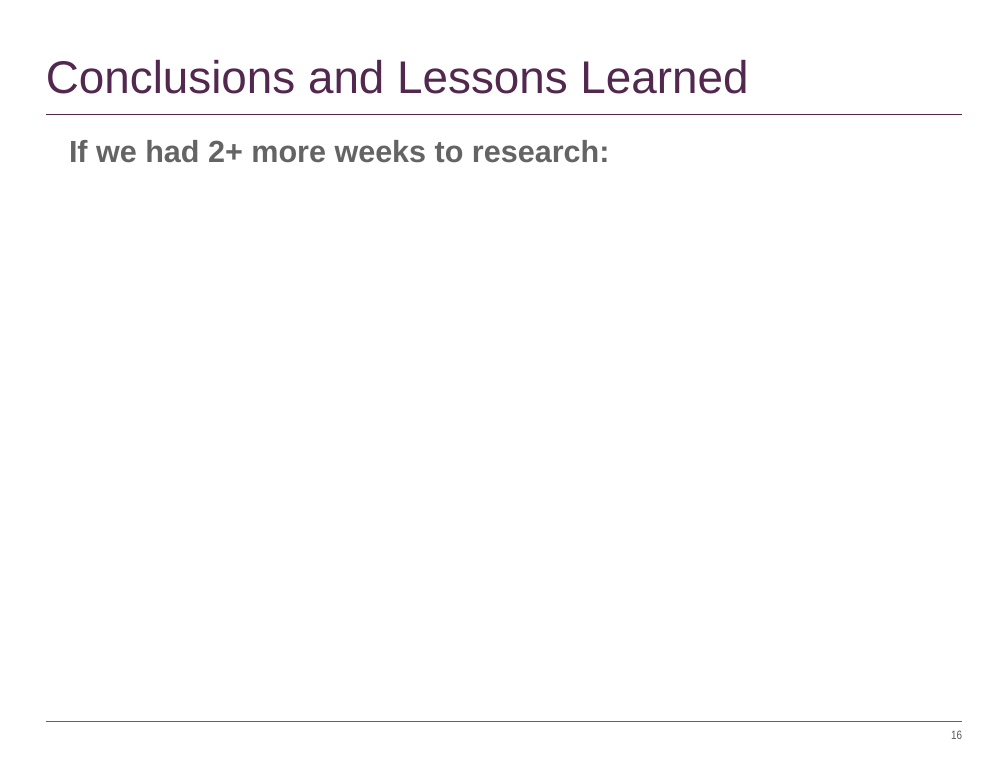
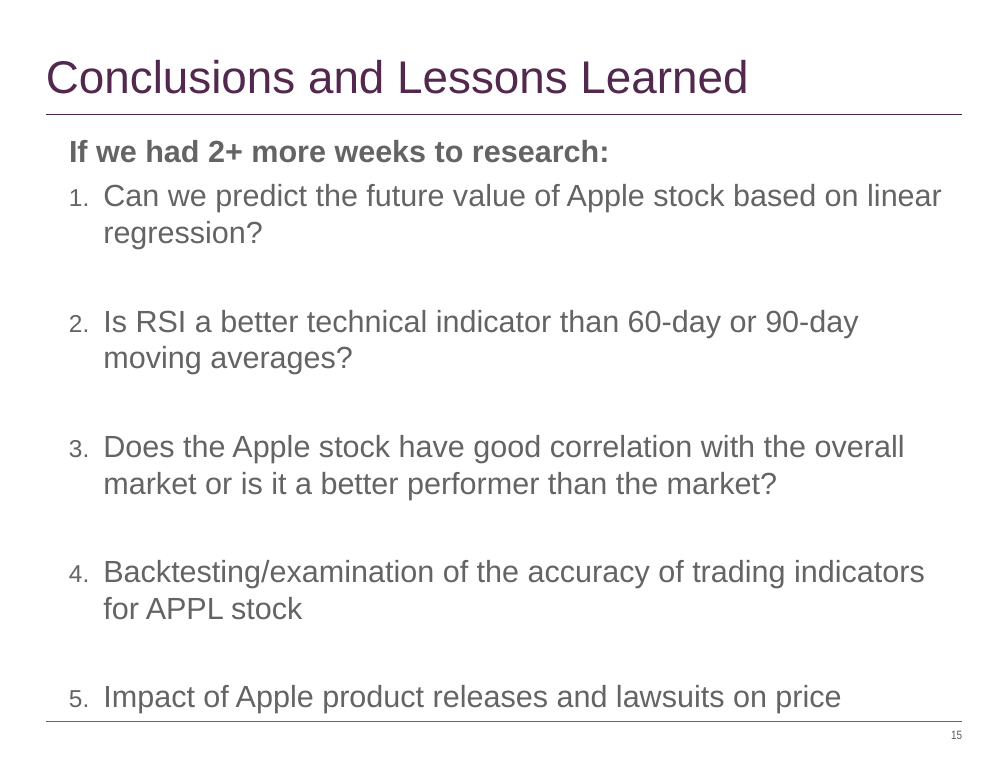
Before and after one commit to timothyyu/pr1-apple-stock-analysis, a slide deck: slide 15 of DataScience Project-One_Rutgers.pptx (slide 16 before the commit). Drawn at 1008x779 pixels with LibreOffice and Linux fonts; fonts in the diff are those of the drawing. Boxes give left, top, right and bottom in pixels: in the first picture for what was removed or moved away, otherwise in the second. Text is boxed around its words. In the diff, an @@ line names an element or a change of style, - is before the commit and + after.

```diff
--- a/DataScience Project-One_Rutgers.pptx
+++ b/DataScience Project-One_Rutgers.pptx
@@ text at (x1=103, y1=184, x2=942, y2=713): paragraphs added @@
+1. Can we predict the future value of Apple stock based on linear regression?
+2. Is RSI a better technical indicator than 60-day or 90-day moving averages?
+3. Does the Apple stock have good correlation with the overall market or is it a better performer than the market?
+4. Backtesting/examination of the accuracy of trading indicators for APPL stock
+5. Impact of Apple product releases and lawsuits on price
```
Also in this commit, not shown: 5 other slides changed, 1 slide removed, 1 other file.
